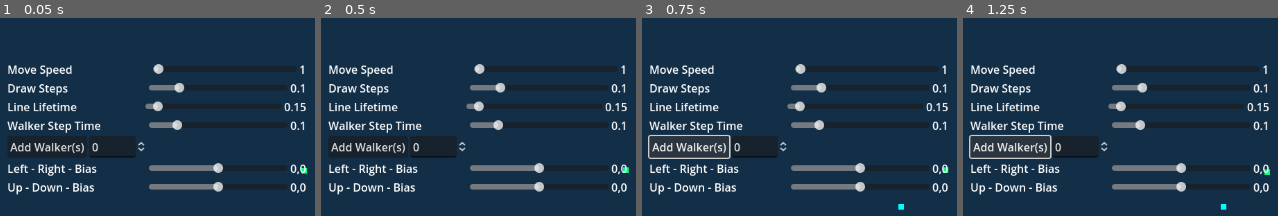
Above: before the commit, frames 1-4 (left to right).
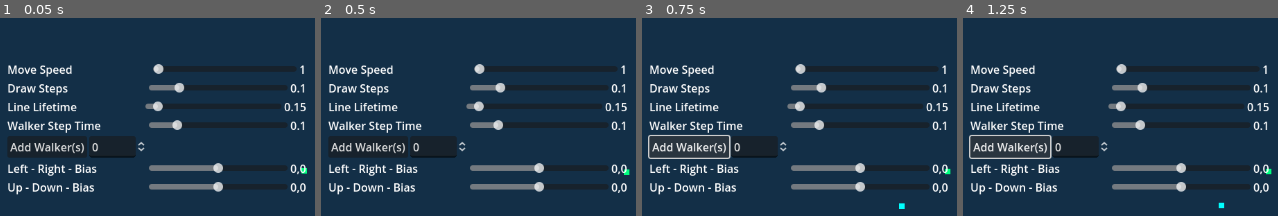
Above: after the commit, the same moments.

Repository: snymo/natureofcode
Game: Godot game, scene res://Examples/0_1_1/0_1_1_random_walk.tscn
The game is run twice, just before and just after one commit, with the same random seed, the same clock (stepped at 60 frames per second) and the same inputs.
Inputs:
- Up to frame 1 (0.05 s): no input
- Up to frame 2 (0.5 s): no input
- Up to frame 3 (0.75 s): click "Add Walker(s)" at 0.5 s
- Up to frame 4 (1.25 s): no input

Frame 1 is identical in both runs. In frame 2, less than 0.1% of the frame differs, in the area x 95-99%, y 75-80%; in frame 3, 0.1%; in frame 4, 0.1%, in the area x 80-99%, y 75-97%.

Commit message:
Update walker_adv.gd

Diff:
--- a/Examples/0_1_1/walker_adv.gd
+++ b/Examples/0_1_1/walker_adv.gd
@@ -78,6 +78,12 @@
 
 func _process(delta):
 	step_time += delta
+
+	var rand = randf() # Randomly reset bias 5% of time
+	if rand > 0.95:
+		x_bias = 0
+		y_bias = 0
+
 	if target_node != null:
 		if global_position.distance_to(target_node.global_position) > 50:
 			x_bias = 0
@@ -117,8 +123,8 @@
 									x_bias = 2
 									y_bias = 0
 
-			var xchoice = randi_range(-walk_speed,walk_speed)+x_bias
-			var ychoice = randi_range(-walk_speed,walk_speed)+y_bias
+			var xchoice = randi_range((-walk_speed-consumed),walk_speed+consumed)+x_bias
+			var ychoice = randi_range((-walk_speed-consumed),walk_speed+consumed)+y_bias
 			position.x += xchoice
 			position.y += ychoice
 			step_time = 0
@@ -132,9 +138,10 @@
 
 
 	if is_sleeping:
-
 		energy += 2.5 * delta
 		if energy > energy_max:
+			x_bias = 0
+			y_bias = 0
 			is_sleeping = false
 			image.fill(c)
 			var new_texture = ImageTexture.create_from_image(image)
